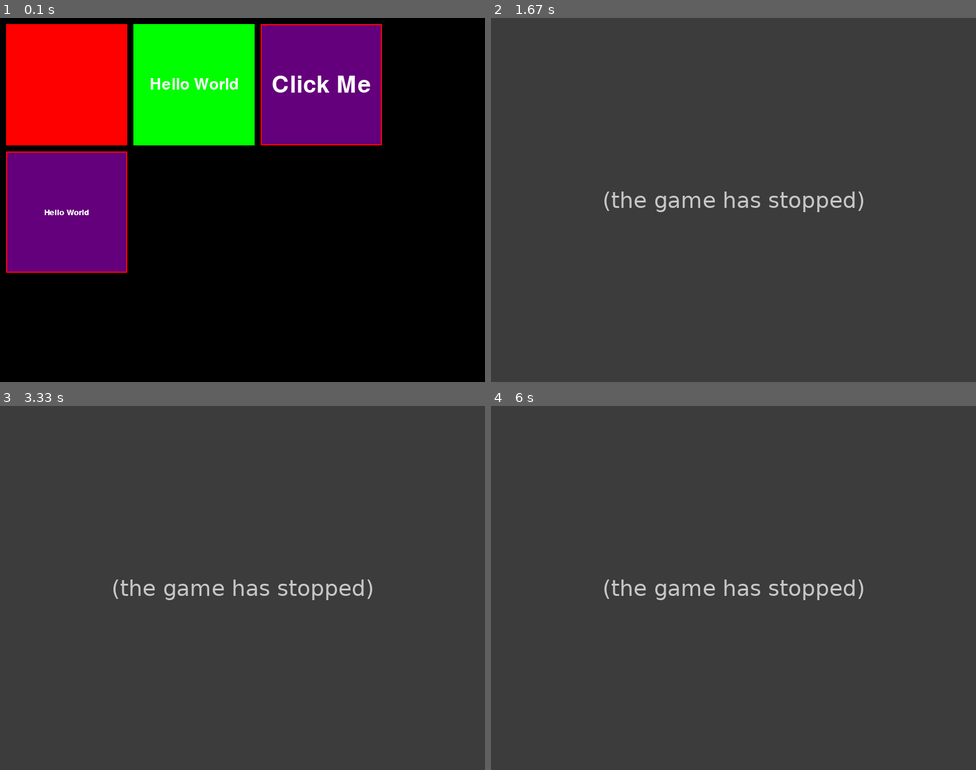
Above: before the commit, frames 1-4 (two rows, left to right).
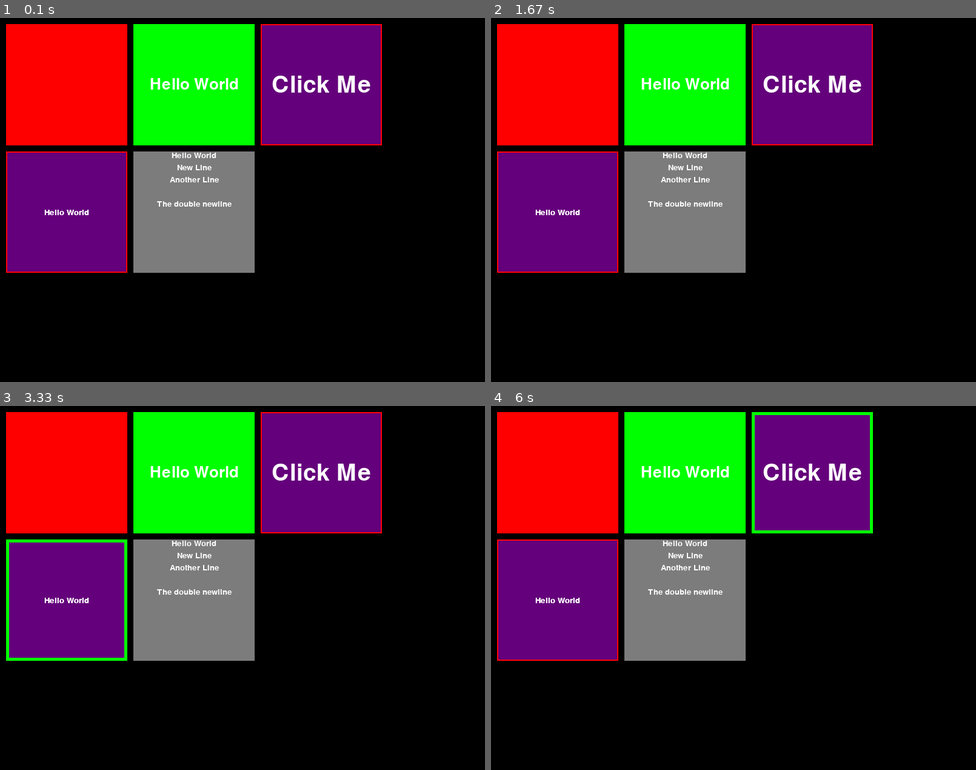
Above: after the commit, the same moments.

Repository: lelonS/pygame-tools
Game: pygame game, started from test_stuff.py
Same seed, same stepped clock (60 frames per second), same inputs: the game is played once before the commit and once after it.
Inputs (mouse positions are in pixels of both pictures, inside the frame that each line leads up to):
- Up to frame 1 (0.1 s): no input
- Up to frame 2 (1.67 s): click "Click Me" at 0.38 s; click (617, 203) at 0.72 s; click (583, 145) at 1.05 s
- Up to frame 3 (3.33 s): click (67, 577) at 1.88 s; click (218, 682) at 2.22 s; click "Hello World" at 3.05 s
- Up to frame 4 (6 s): click (859, 555) at 3.38 s; click (578, 624) at 3.72 s; click (835, 522) at 4.05 s; click (592, 518) at 4.38 s; click (597, 628) at 4.72 s; click (626, 522) at 5.05 s; click "Click Me" at 5.88 s

The runs differ from the first frame. In frame 1, 8.3% of the frame differs, in the area x 27-53%, y 36-70%; in frame 2, 100%, in the area x 0-100%, y 0-100%; in frame 3, 100%; in frame 4, 100%.
Error before the commit: AttributeError: 'BorderBehavior' object has no attribute 'original_border_color' (ui_element...; the game stopped at 0.38 s (later frames are placeholders)

Commit message:
Multiline

Diff:
--- a/test_stuff.py
+++ b/test_stuff.py
@@ -1,6 +1,6 @@
 import pygame
-from ui_classes.ui_element import UIElement, BorderBehavior
-from ui_classes.label import TextLabel
+from ui_classes.ui_element import UIElement, BorderBehavior, MID_TOP
+from ui_classes.label import TextLabel, MultiLineTextLabel
 from ui_classes.button import TextButton
 from ui_classes.text_box import TextBox
 
@@ -47,6 +47,17 @@
 
 ui_elements.append(text_box)
 
+# Create MultiLineTextLabel
+multi_line_text_label = MultiLineTextLabel(pygame.Rect(220, 220, 200, 200),
+                                           "Hello World\nNew Line\nAnother Line\n\nThe double newline",
+                                           pygame.font.Font(None, 20),
+                                           background_color=(124, 124, 124),
+                                           draw_background=True,
+                                           line_height=20,
+                                           text_anchor=MID_TOP,
+                                           scale_text=False)
+ui_elements.append(multi_line_text_label)
+
 # Game loop
 running = True
 while running:
--- a/ui_classes/label.py
+++ b/ui_classes/label.py
@@ -79,6 +79,8 @@
 
     def draw(self, surface: pygame.Surface):
         super().draw(surface)
+        if self._rendered_text is None:
+            return
         x, y = get_point_in_rect(self.rect, self.text_anchor)
         text_rect = get_rect(
             x, y, *self._rendered_text.get_size(), self.text_anchor)
@@ -98,9 +100,11 @@
         super().__init__(rect, text, font, **kwargs)
 
         self.line_height = kwargs.get("line_height", 0)
+        self._rendered_text = None
         self._rendered_texts = []
+        self.render_texts()
 
-    def render_text(self):
+    def render_texts(self):
         self._rendered_texts = []
         for line in self._text.splitlines():
             text = self._font.render(line, True, self._text_color)
--- a/ui_classes/ui_element.py
+++ b/ui_classes/ui_element.py
@@ -80,17 +80,23 @@
     original_border_color: tuple[int, int, int]
     original_border_width: int
 
+    has_entered: bool
+
     def __init__(self, color: tuple[int, int, int], width: int):
         self.color = color
         self.width = width
+        self.has_entered = False
 
     def enter(self, sender: 'UIElement'):
+        self.has_entered = True
         self.original_border_color = sender.border_color
         self.original_border_width = sender.border_width
         sender.border_color = self.color
         sender.border_width = self.width
 
     def exit(self, sender: 'UIElement'):
+        if not self.has_entered:
+            return
         sender.border_color = self.original_border_color
         sender.border_width = self.original_border_width
 
